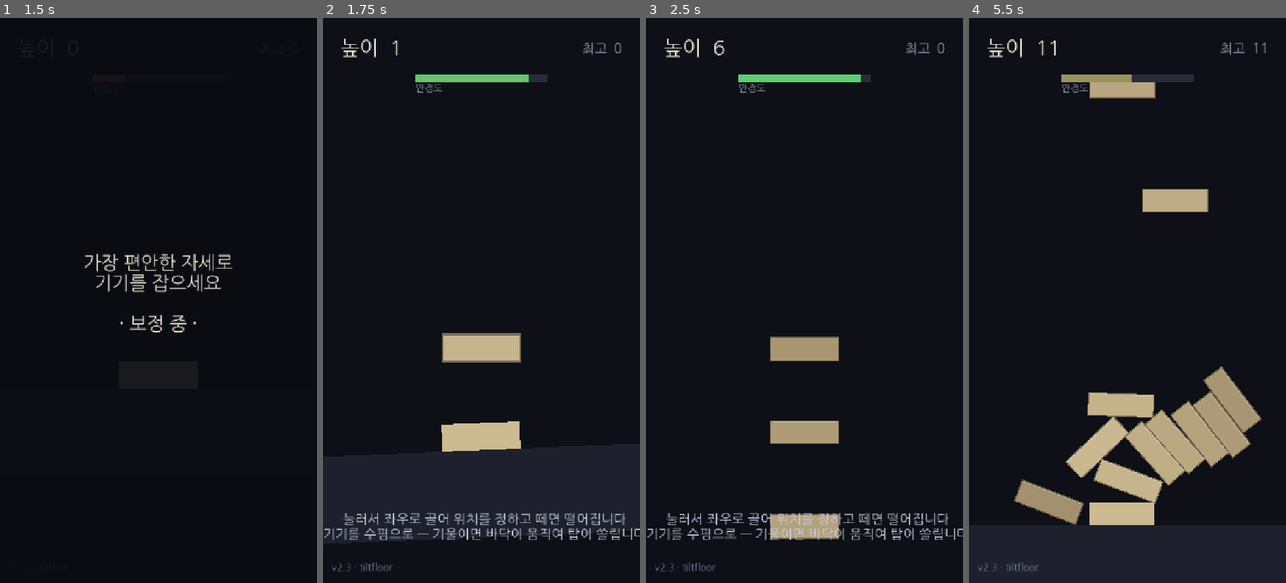
Above: before the commit, frames 1-4 (left to right).
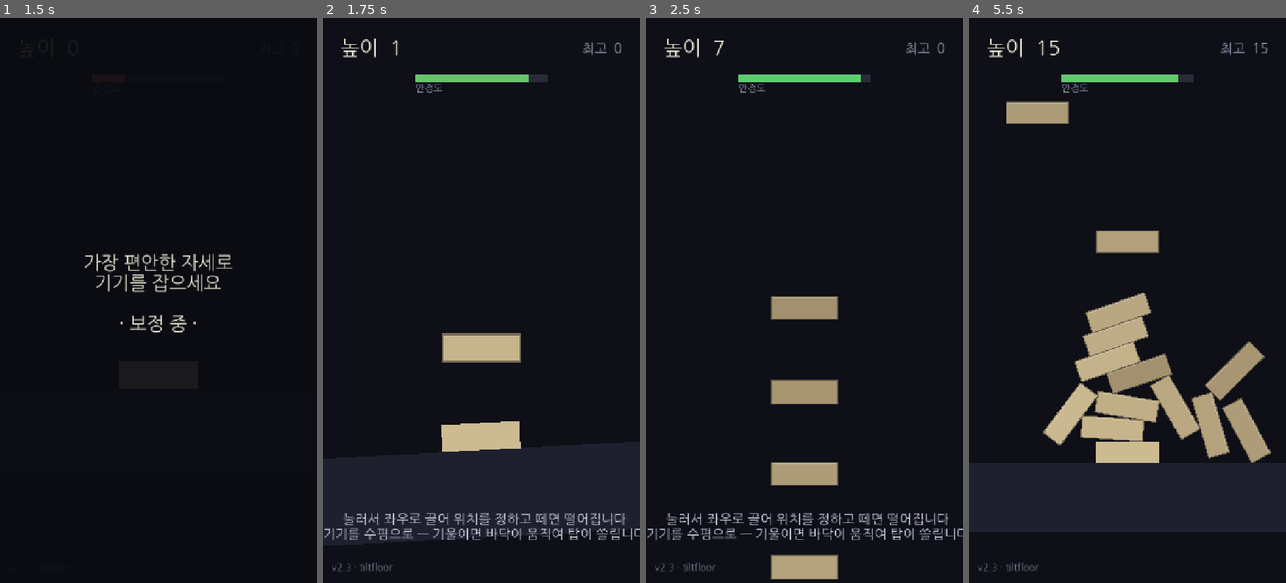
Above: after the commit, the same moments.

Repository: jungrok5/babel-tower
Game: Godot game, scene res://test/StackTest.tscn
Two runs of this game, one before a commit and one after it. Both use one fixed random seed, a clock stepped at 60 frames per second and the inputs below. This scene is started directly instead of the project's main scene.
Inputs (mouse positions are in pixels of both pictures, inside the frame that each line leads up to):
- Up to frame 1 (1.5 s): tap Enter at 0.5 s; move the mouse to (228, 272) at 0.52 s; click (228, 272) at 0.67 s; tap Space at 0.77, 1.25 s; drag from (95, 328) to (142, 413) at 1.27 s
- Up to frame 2 (1.75 s): no input
- Up to frame 3 (2.5 s): move the mouse to (836, 176) at 2.02 s; click (836, 176) at 2.17 s
- Up to frame 4 (5.5 s): drag from (1111, 413) to (1032, 215) at 2.77 s; move the mouse to (1222, 385) at 3.52 s; click (1222, 385) at 3.67 s; tap Space at 3.77 s; drag from (1032, 215) to (1079, 159) at 4.27 s; move the mouse to (1143, 300) at 5.02 s; click (1143, 300) at 5.17 s

Frame 1 is identical in both runs. In frame 2, less than 0.1% of the frame differs, in the area x 37-63%, y 71-77%; in frame 3, 6.5%; in frame 4, 15%, in the area x 11-96%, y 4-90%.

Commit message:
tune(v2.3): raise max floor tilt to ~24deg; test topple curve on a 12-tower
Co-Authored-By: Claude Opus 4.8 <noreply@anthropic.com>
Claude-Session: https://claude.ai/code/session_01Jx8xk1vyhwdsC6SaQay3dQ

Diff:
--- a/scripts/main.gd
+++ b/scripts/main.gd
@@ -15,7 +15,7 @@
 const DROP_HEIGHT := 150.0          # 다음 벽돌이 떨어지기 시작하는 높이(짧게 = 연사 쌓기 쾌감)
 const TIP_ANGLE := 0.75             # 이 각도 이상 기울면 붕괴 (라디안)
 const COLLAPSE_FALL := 170.0        # 바닥 아래로 이만큼 떨어지면 붕괴
-const MAX_TILT_ANGLE := 0.32        # 최대 기울임에서 바닥(판자)이 기우는 각도(라디안 ~18°)
+const MAX_TILT_ANGLE := 0.42        # 최대 기울임에서 바닥(판자)이 기우는 각도(라디안 ~24°)
 const FOUNDATION_TOP := GROUND_TOP_Y - BLOCK_SIZE.y   # 토대 윗면 Y (수평일 때)
 const TILT_DEADZONE := 0.06         # 이보다 작은 기울기는 무시(미세 손떨림 → 떨림 방지)
 const FLOOR_PIVOT := Vector2(BASE_X, GROUND_TOP_Y)    # 바닥 회전 피벗(토대 중심 바닥)
--- a/test/stack_test.gd
+++ b/test/stack_test.gd
@@ -15,20 +15,21 @@
 		await get_tree().physics_frame
 		t += 1
 
-	await _build_to(6)
+	await _build_to(12)
 	await _steps(240)
 	var r := await _measure(90)
-	print("[TEST] LEVEL(6): jitter x=%.2f y=%.2f  maxgap=%.2f px  sleeping=%d/%d" % [
+	print("[TEST] LEVEL(12): jitter x=%.2f y=%.2f  maxgap=%.2f px  sleeping=%d/%d" % [
 		r.jx, r.jy, _gap(), r.s, main.blocks.size()])
 
-	# 바닥을 여러 각도로 기울여 넘어지는 시점 확인
+	# 바닥을 서서히 기울여 몇 도에서 넘어지는지 확인 (높은 탑=12층)
 	Motion.set_process(false)
-	for sway in [0.4, 0.7, 1.0]:
+	for sway in [0.3, 0.5, 0.7, 0.85, 1.0]:
 		Motion._sway = float(sway)
-		await _steps(80)
-		print("[TEST] TILT sway=%.1f  floor_deg=%.1f  top_rot_deg=%.1f  state=%d" % [
+		await _steps(90)
+		print("[TEST] TILT sway=%.2f  floor_deg=%.1f  top_rot_deg=%.1f  state=%d" % [
 			sway, rad_to_deg(main.floor_body.rotation), rad_to_deg(_top_rot()), int(main.state)])
 		if int(main.state) == 2:
+			print("[TEST] --> 붕괴 at floor_deg above")
 			break
 
 	get_tree().quit()
